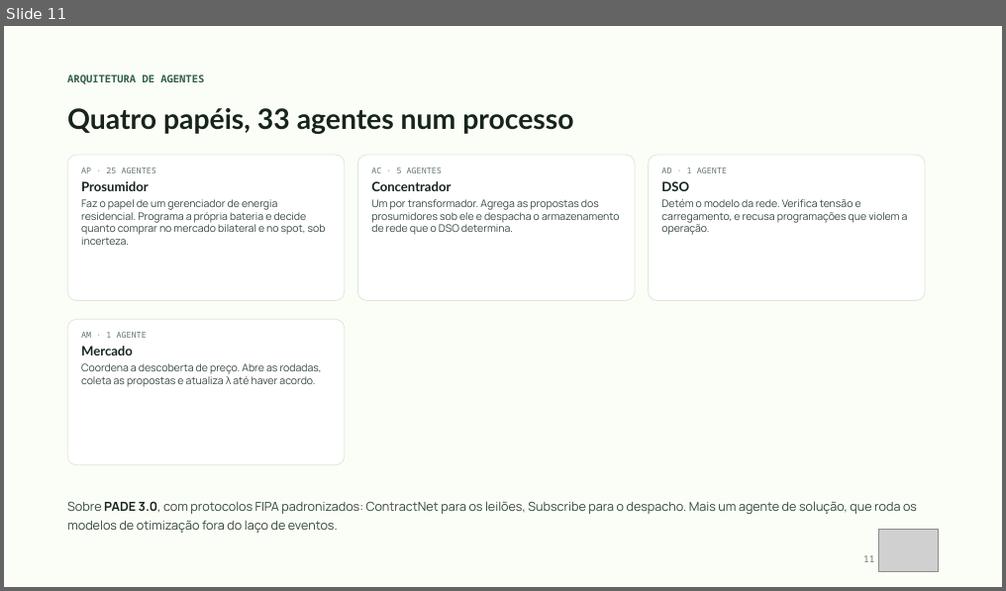
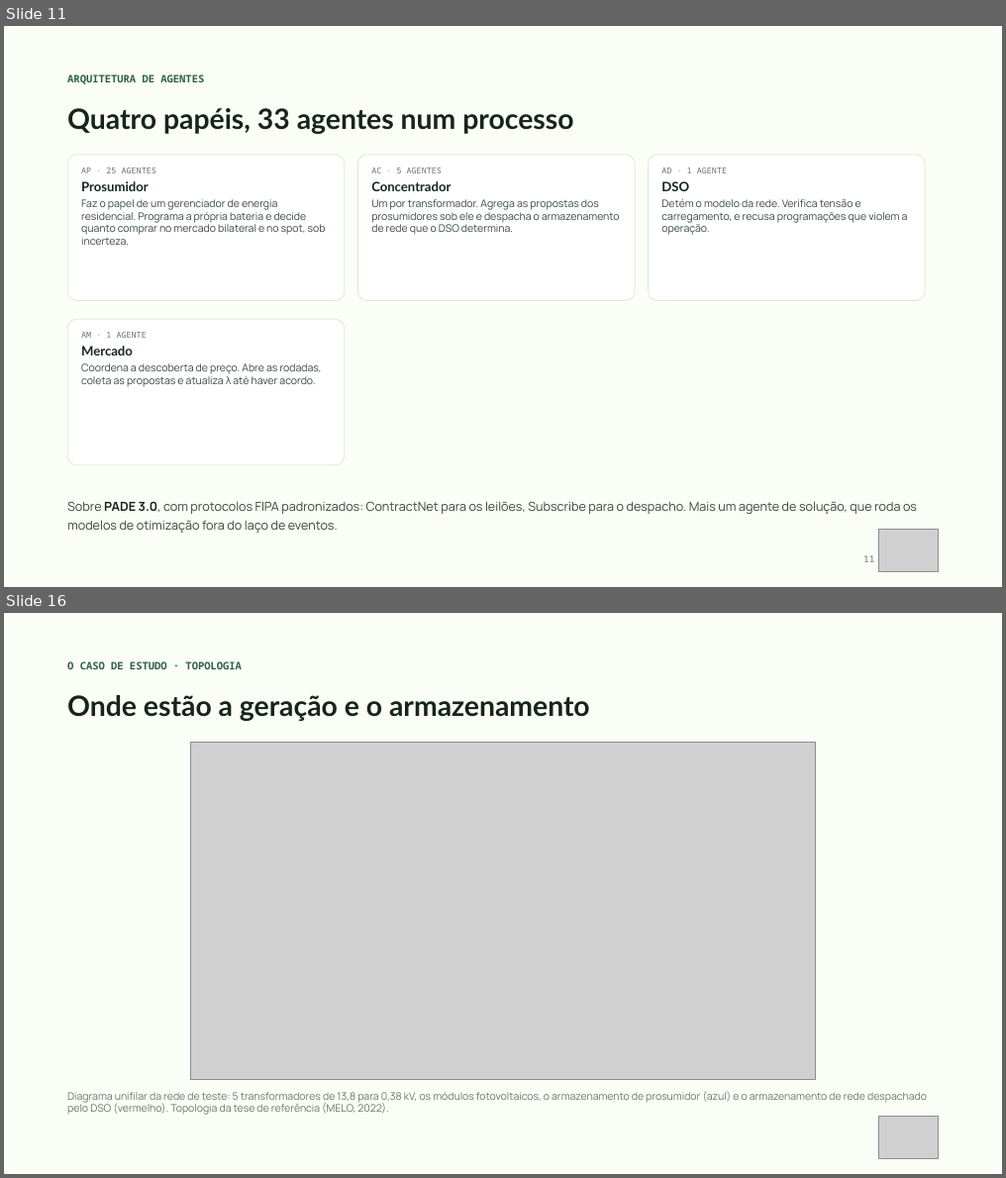
Before and after one commit to douglas-fdbs/co-simulation-opentes, a slide deck: docs/apresentacao_mercado.pptx. Shown one above the other, each under a label of ours: slide 11 before the commit, slides 11 and 16 after it; the slides between them are not shown. The pictures are 1006x591 and 1006x1178 pixels, drawn with LibreOffice and Linux fonts; fonts in the diff are those of the drawing; grey boxes stand for pictures. Boxes give left, top, right and bottom in pixels: in the first picture for what was removed or moved away, otherwise in the second. Text is boxed around its words. In the diff, an @@ line names an element or a change of style, - is before the commit and + after.

```diff
--- a/docs/apresentacao_mercado.pptx
+++ b/docs/apresentacao_mercado.pptx
@@ slide 16 added at [4,613,1002,1174], background #FBFEF6 @@
@@ text added at [67,662,242,669], 10 pt, text #2F5E4B, bold @@
+O CASO DE ESTUDO · TOPOLOGIA
@@ text added at [67,695,590,721], 27 pt, text #16241D, bold @@
+Onde estão a geração e o armazenamento
@@ picture added at [190,742,816,1079] @@
@@ text added at [67,1091,927,1115], 10 pt, text #64786C @@
+Diagrama unifilar da rede de teste: 5 transformadores de 13,8 para 0,38 kV, os módulos fotovoltaicos, o armazenamento de prosumidor (azul) e o armazenamento de rede despachado pelo DSO (vermelho). Topologia da tese de referência (MELO, 2022).
@@ picture added at [878,1116,939,1158] @@
```
Also in this commit, not shown: 16 slides changed, 7 other slides added, 3 slides removed, 12 other files.
